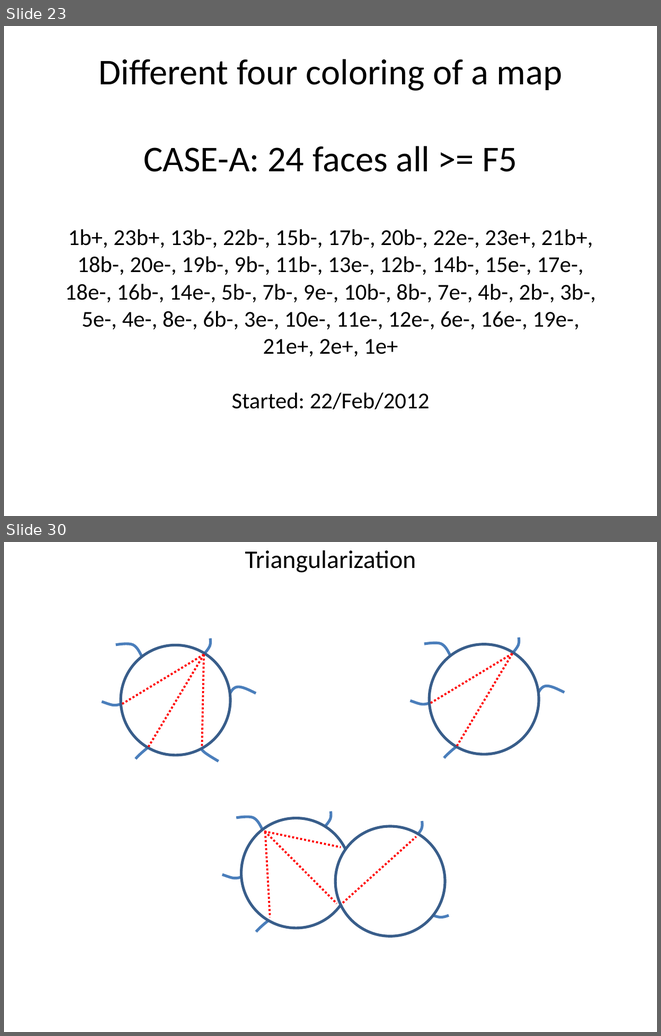
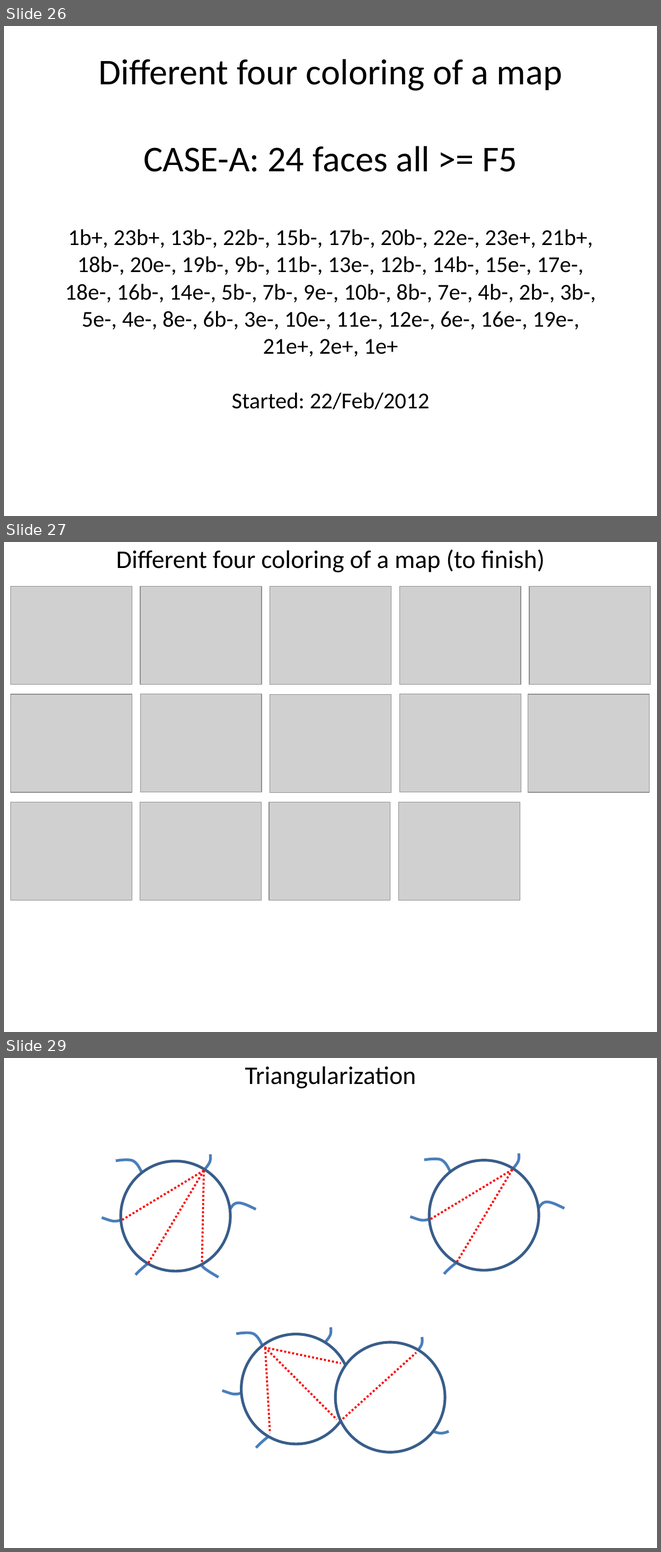
Before and after one commit to stefanutti/maps-coloring-java, a slide deck: ct/ct-docs/cahit-spiral-chains/spiral-chains.ppt. Shown one above the other, each under a label of ours: slides 23 and 30 before the commit, slides 26, 27 and 29 after it; the slides between them are not shown. The pictures are 661x1036 and 661x1552 pixels, drawn with LibreOffice and Linux fonts; fonts in the diff are those of the drawing; grey boxes stand for pictures. Boxes give left, top, right and bottom in pixels: in the first picture for what was removed or moved away, otherwise in the second. Text is boxed around its words. In the diff, an @@ line names an element or a change of style, - is before the commit and + after.

```diff
--- a/ct/ct-docs/cahit-spiral-chains/spiral-chains.ppt
+++ b/ct/ct-docs/cahit-spiral-chains/spiral-chains.ppt
@@ slide 27 added at [4,542,657,1032], background #FFFFFF @@
@@ title added at [116,549,545,573], 28 pt, text #000000 @@
+Different four coloring of a map (to finish)
@@ picture added at [10,587,132,685] @@
@@ picture added at [140,587,262,685] @@
@@ picture added at [270,587,391,685] @@
@@ picture added at [400,587,521,685] @@
@@ picture added at [529,587,651,685] @@
@@ picture added at [10,694,132,792] @@
@@ picture added at [140,694,262,792] @@
@@ picture added at [270,694,391,792] @@
@@ picture added at [400,694,521,792] @@
@@ picture added at [528,694,649,792] @@
@@ picture added at [10,802,132,900] @@
@@ picture added at [140,802,261,900] @@
@@ picture added at [269,802,390,900] @@
@@ picture added at [399,802,521,900] @@
@@ what was slide 23 is now slide 26 @@
@@ what was slide 30 is now slide 29 @@
```
Also in this commit, not shown: 10 slides changed, 5 other slides added, 7 slides removed, 54 other files.
